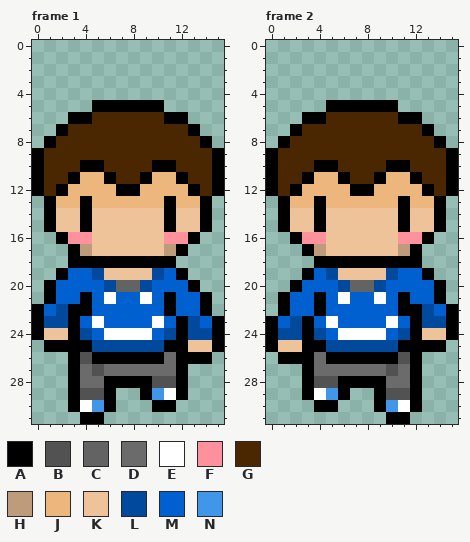
File history of a pixel-art file, Assets/Sprites/Player/NEW PLAYER/player_walk.aseprite. Above, as it was before the edit.
16x32 pixels, 2 frames. Colours within 5 levels of each other are drawn and written as one. Shown: frame 1, frame 2.
Palette (. is transparent): A #000000  B #525252  C #636363  D #6b6b6b  E #ffffff  F #ff919c  G #4a2700  H #bd9b7b  J #edb67c  K #eec39a  L #00499c  M #0060cf  N #4097ea
The same view after the edit:
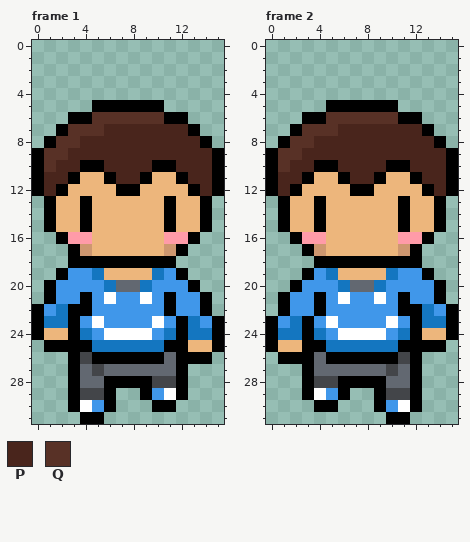
Colours new in this view: P #49251c  Q #583126
From the commit log: added back a few sprites and remade player color
Change:
colour B: #525252 -> #434549
colour D: #6b6b6b -> #626871
colour F: #ff919c -> #ff9ba8
colour H: #bd9b7b -> #ce9770
colour L: #00499c -> #1476c0
Changed rows in their new state; - is a pixel that keeps its letter.
Frame 1:
first column x 1:
 6 ----QQQQQQ----
 7 --QQQPPPPPPP--
 8 -QQPPPPPPPPPP-
 9 QQPPPPPPPPPPPP
10 QPP--PPPP--PPP
11 PP----PP----PP
12 P------------P
14 -JJ-JJJJJJ-JJ-
15 -JJ-JJJJJJ-JJ-
16 ----JJJJJJ----
17 ----JJJJJJ----
19 --NN-JJJJ-N---
20 -NNNN-DD-NNN--
21 -NN-N-NN-N-NN-
22 N---NNNNNN-NN-
23 ---N-NNNN-N--N
24 JJ--N----N----
25 ------------JJ
Frame 2:
first column x 1:
 6 ----QQQQQQ----
 7 --QQQPPPPPPP--
 8 -QQPPPPPPPPPP-
 9 QQPPPPPPPPPPPP
10 QPP--PPPP--PPP
11 PP----PP----PP
12 P------------P
14 -JJ-JJJJJJ-JJ-
15 -JJ-JJJJJJ-JJ-
16 ----JJJJJJ----
17 ----JJJJJJ----
19 ---N-JJJJ-NN--
20 --NNN-DD-NNNN-
21 -NN-N-NN-N-NN-
22 -NN-NNNNNN---N
23 N--N-NNNN-N---
24 ----N----N--JJ
25 JJ------------
Changed places in both pictures, as pixel boxes (x1, y1, x2, y2):
changed: (44, 112, 212, 400)
changed: (278, 112, 446, 400)
